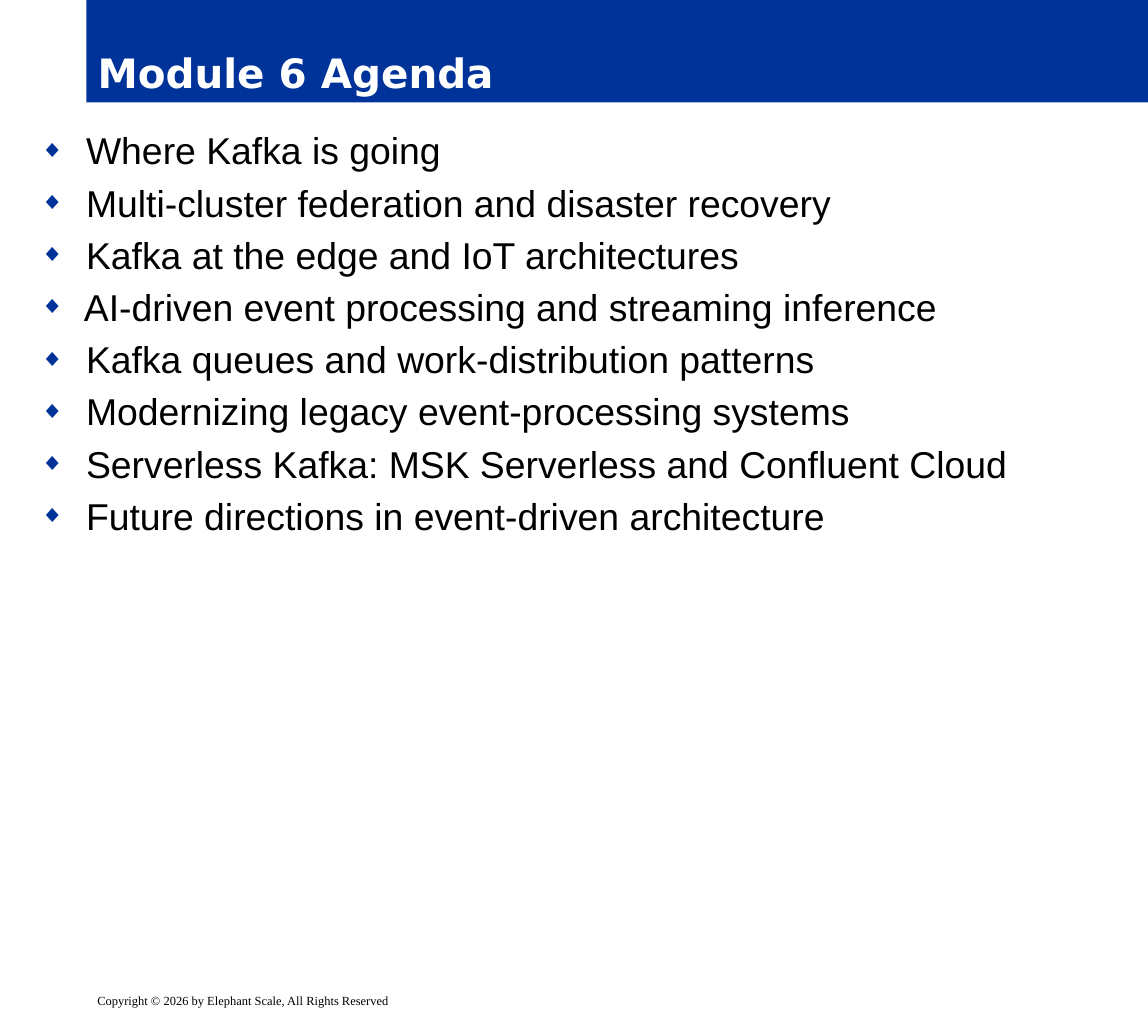
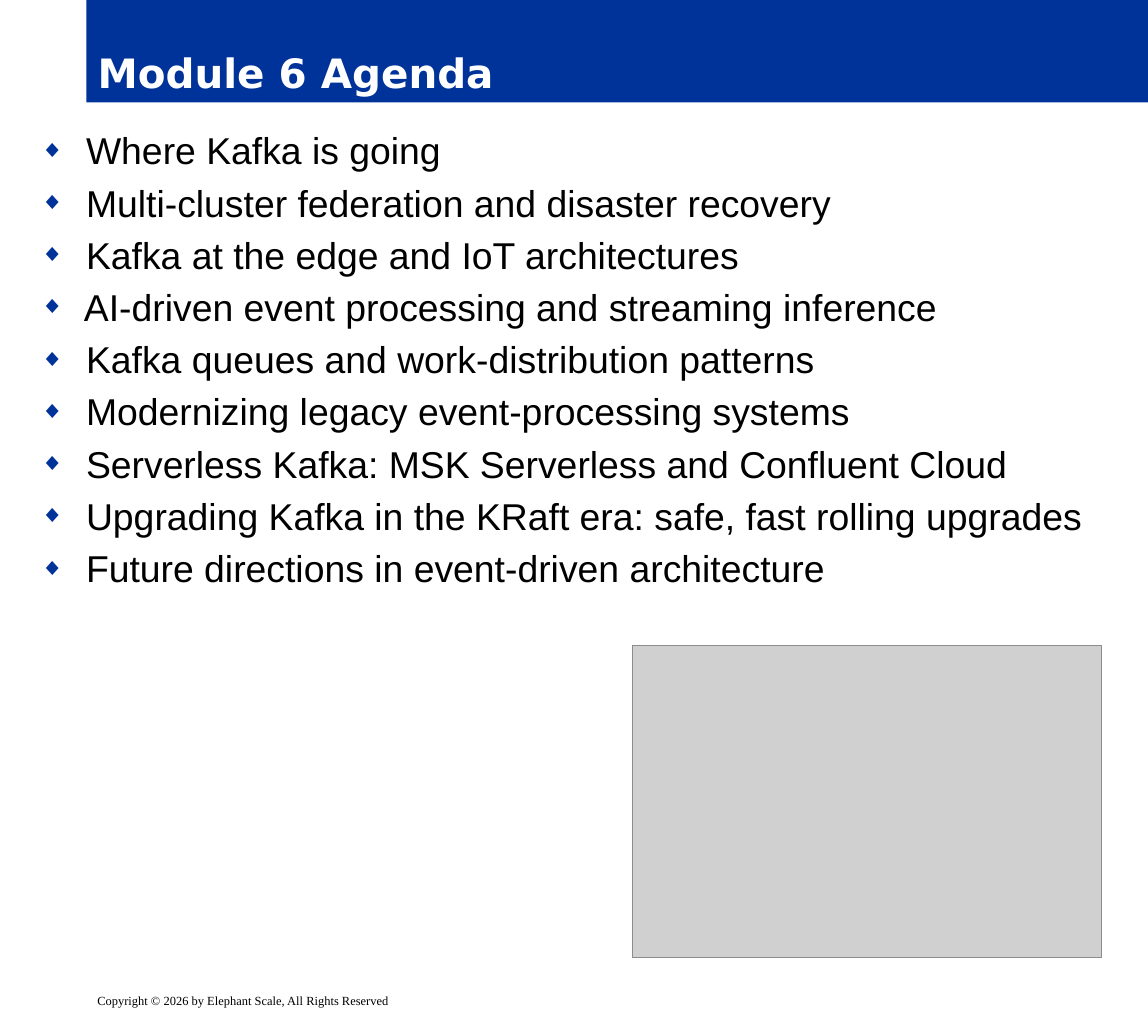
Before and after one commit to elephantscale/Advanced-Kafka-Streaming, a slide deck: slide 2 of slides/release/06__module6.pptx. Drawn at 1148x1016 pixels with LibreOffice and Linux fonts; fonts in the diff are those of the drawing; grey boxes stand for pictures; background and template pictures are left out. Boxes give left, top, right and bottom in pixels: in the first picture for what was removed or moved away, otherwise in the second. Text is boxed around its words. In the diff, an @@ line names an element or a change of style, - is before the commit and + after.

```diff
--- a/slides/release/06__module6.pptx
+++ b/slides/release/06__module6.pptx
@@ text at <box>86,503,1082,538</box>: paragraph added @@
+◆ Upgrading Kafka in the KRaft era: safe, fast rolling upgrades
@@ picture added at <box>632,645,1101,958</box> @@
```
Also in this commit, not shown: 12 other slides changed, 3 slides added.
